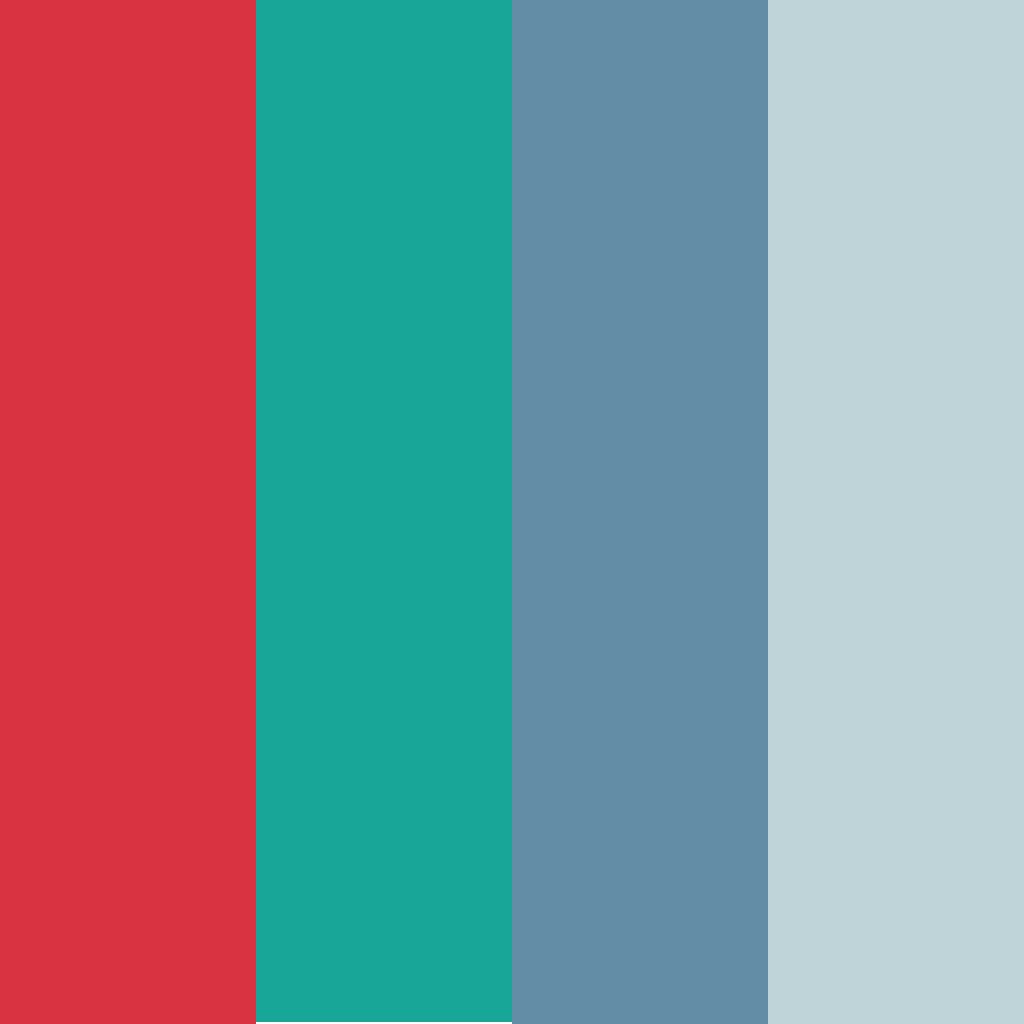
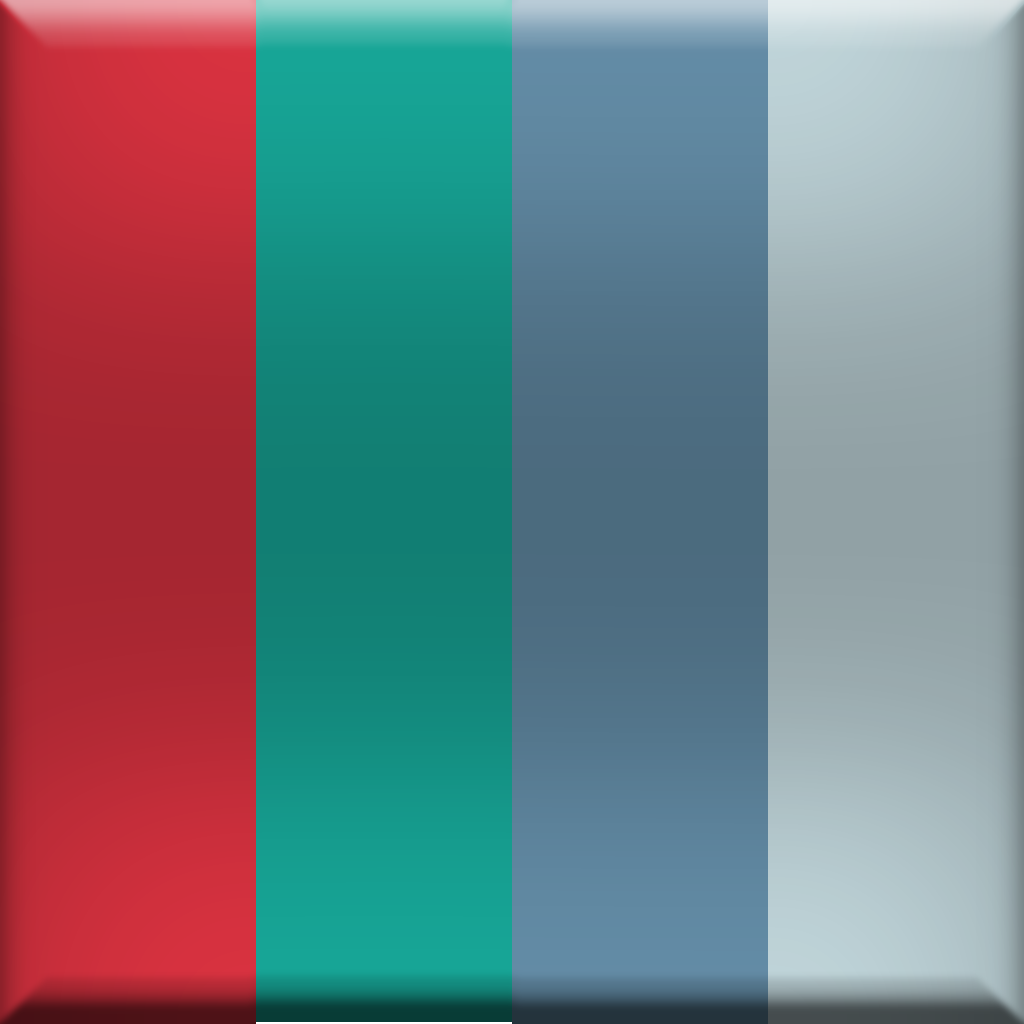
The second 1024 x 1024 image is a revision of the first. Changes to its layers:
pixels changed over <box>0,0,1024,1024</box> (layer not identified)
